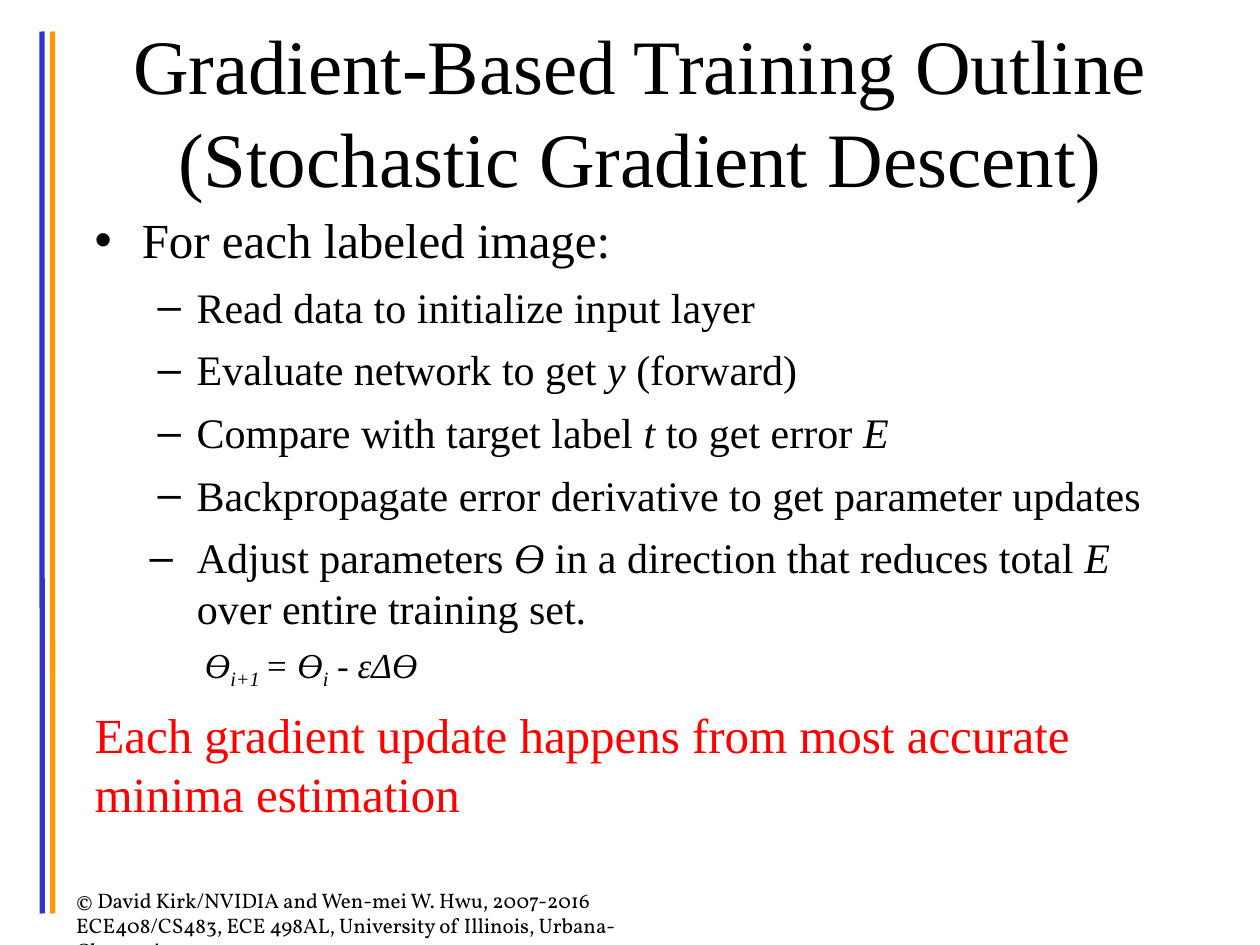
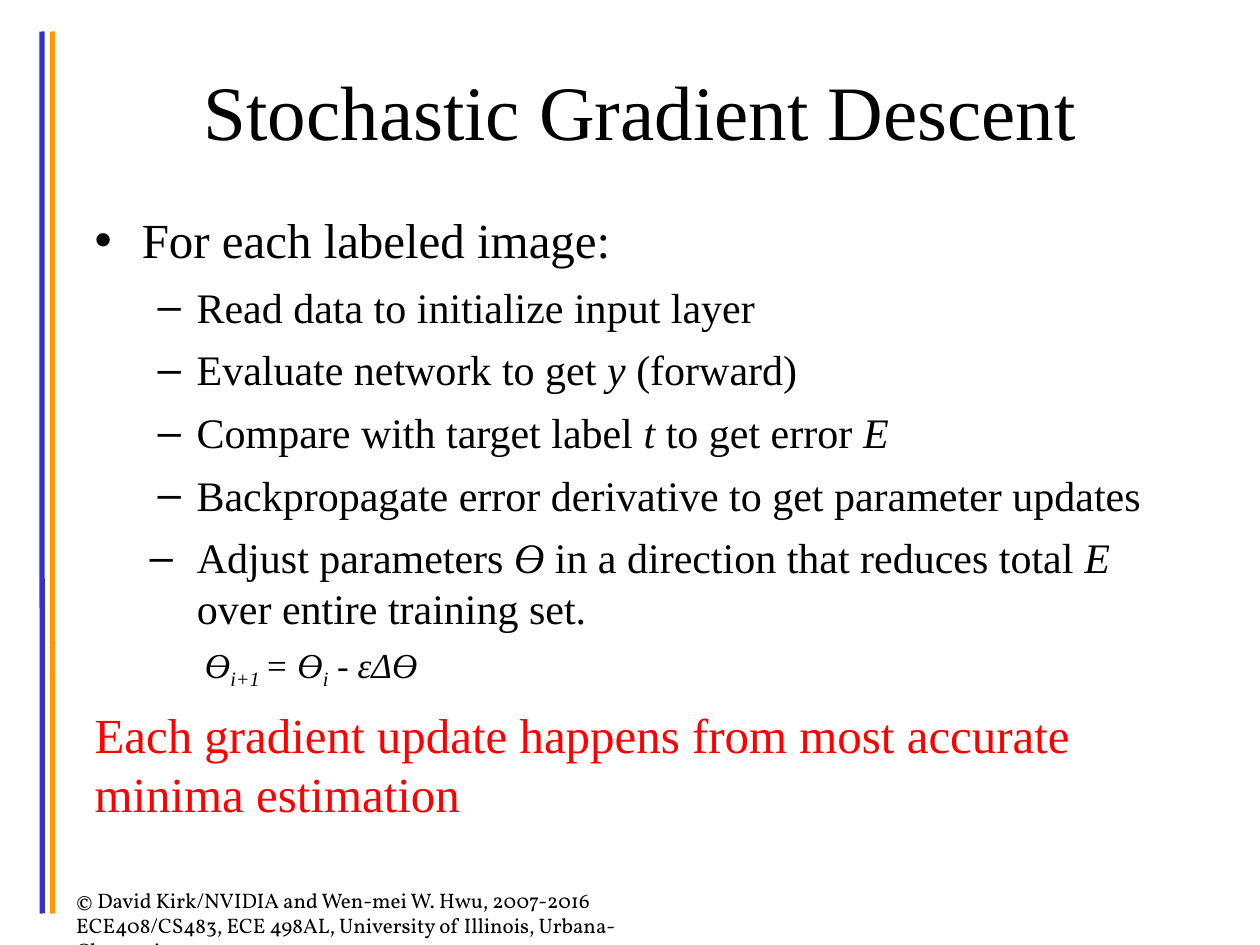
Before and after one commit to cwpearson/hugo-cwpearson, a slide deck: slide 17 of static/pptx/2017FA_ECE408_dl02_FF-Gradient.pptx (slide 15 before the commit). Drawn at 1260x945 pixels with LibreOffice and Linux fonts; fonts in the diff are those of the drawing. Boxes give left, top, right and bottom in pixels: in the first picture for what was removed or moved away, otherwise in the second. Text is boxed around its words. In the diff, an @@ line names an element or a change of style, - is before the commit and + after.

```diff
--- a/static/pptx/2017FA_ECE408_dl02_FF-Gradient.pptx
+++ b/static/pptx/2017FA_ECE408_dl02_FF-Gradient.pptx
@@ title at [204, 86, 1076, 141]: text changed @@
-Gradient-Based Training Outline
-(Stochastic Gradient Descent)
+Stochastic Gradient Descent
```
Also in this commit, not shown: 6 other slides changed, 4 slides added, 1 slide removed, 4 other files.
